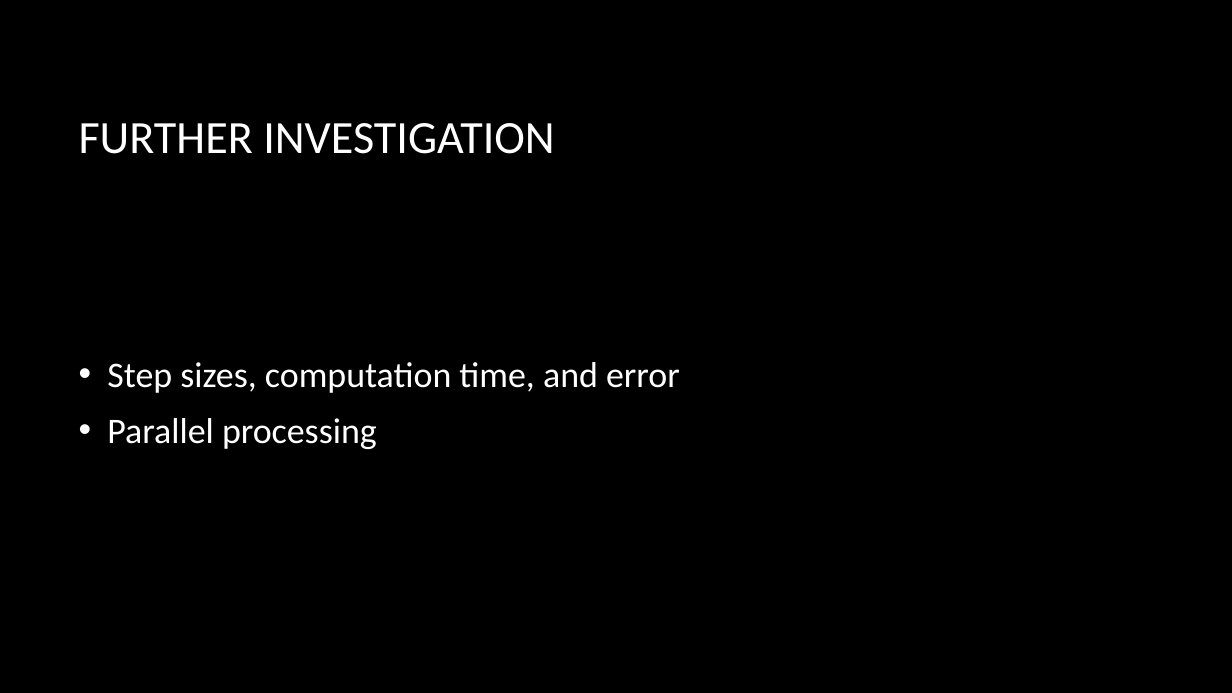
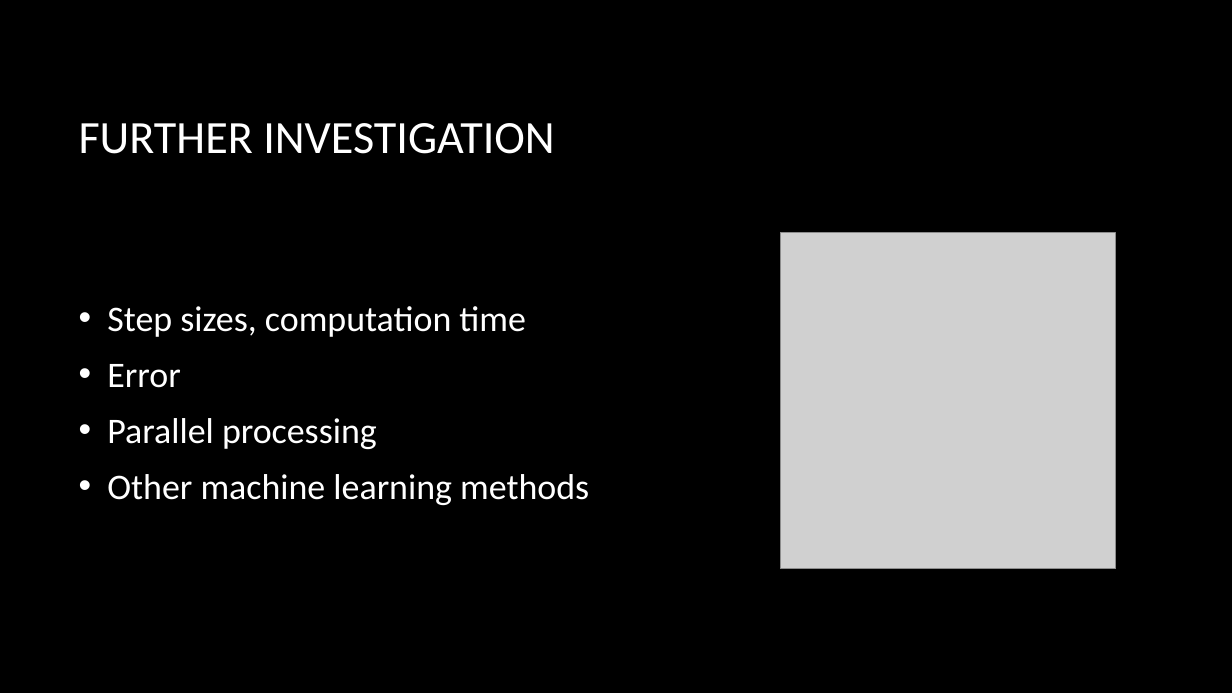
Before and after one commit to Smiley248/nasaspring, a slide deck: slide 19 of Presentations/NASA/NASA presentation.pptx (slide 17 before the commit). Drawn at 1232x693 pixels with LibreOffice and Linux fonts; fonts in the diff are those of the drawing; grey boxes stand for pictures; background and template pictures are left out. Boxes give left, top, right and bottom in pixels: in the first picture for what was removed or moved away, otherwise in the second. Text is boxed around its words. In the diff, an @@ line names an element or a change of style, - is before the commit and + after.

```diff
--- a/Presentations/NASA/NASA presentation.pptx
+++ b/Presentations/NASA/NASA presentation.pptx
@@ picture added at bbox=[780, 233, 1116, 568] @@
@@ text at bbox=[107, 306, 526, 388]: text changed @@
-• Step sizes, computation time, and error
+• Step sizes, computation time
+• Error
@@ text at bbox=[107, 474, 589, 505]: paragraph added @@
+• Other machine learning methods
```
Also in this commit, not shown: 4 other slides changed, 2 slides added.
